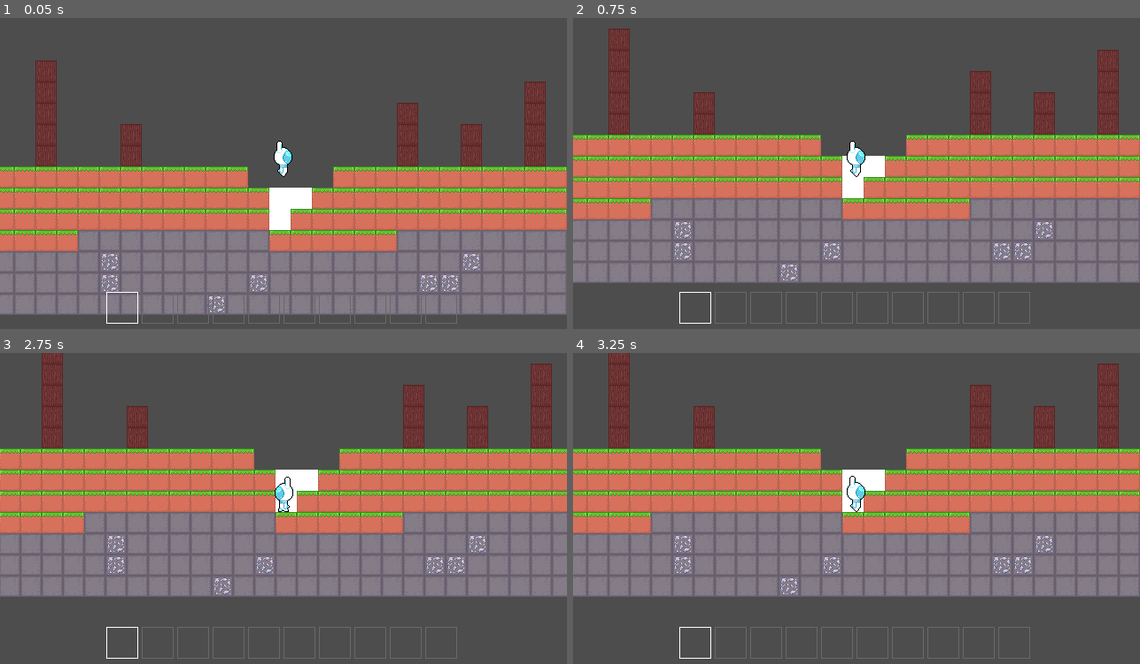
Above: before the commit, frames 1-4 (two rows, left to right).
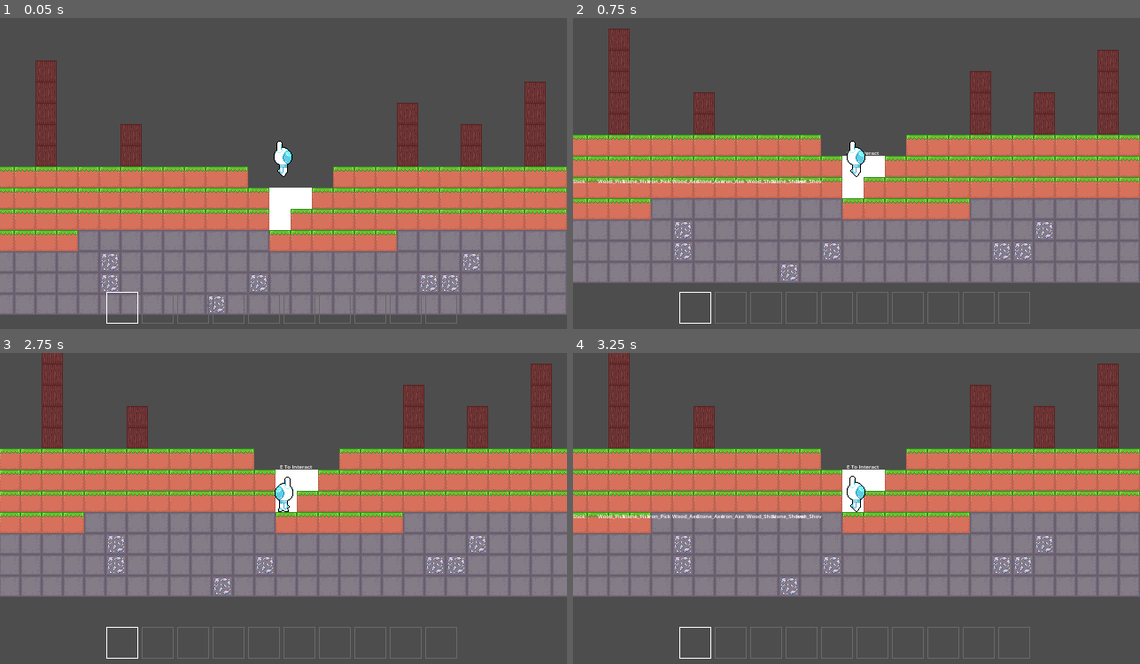
Above: after the commit, the same moments.

Repository: GriffinRio/Game-likeJam10
Game: Godot game, scene res://main.tscn
Two runs of this game, one before a commit and one after it. Both use one fixed random seed, a clock stepped at 60 frames per second and the inputs below.
Inputs (mouse positions are in pixels of both pictures, inside the frame that each line leads up to):
- Up to frame 1 (0.05 s): no input
- Up to frame 2 (0.75 s): move the mouse to (981, 161) at 0.52 s; hold D (Move_Right) from 0.53 s (still down); hold E (Interact) from 0.53 s (still down)
- Up to frame 3 (2.75 s): tap W (Jump) at 0.77, 1.52 s; tap Enter at 1.25 s; move the mouse to (170, 527) at 1.27 s; release E (Interact) at 1.28 s; click (170, 527) at 1.35 s; tap E (Interact) at 1.55, 2.3 s; move the mouse to (340, 443) at 2.02 s; release D (Move_Right) at 2.03 s; hold A (Move_Left) from 2.03 s (still down); hold 1 (Direct_Item_Switch) from 2.03 s (still down)
- Up to frame 4 (3.25 s): move the mouse to (828, 576) at 2.77 s; release A (Move_Left) at 2.78 s; release 1 (Direct_Item_Switch) at 2.78 s; hold D (Move_Right) from 2.78 s (still down); tap E (Interact) at 2.85 s; tap W (Jump) at 3.02 s

Frame 1 is identical in both runs. In frame 2, 0.3% of the frame differs, in the area x 0-54%, y 42-54%; in frame 3, less than 0.1%; in frame 4, 0.3%, in the area x 0-54%, y 36-54%.

Commit message:
fixed issue of interact tool tip not popping up

Diff:
--- a/gameLikeJam10/Environment/space_ship.gd
+++ b/gameLikeJam10/Environment/space_ship.gd
@@ -18,4 +18,4 @@
 	interact_text.visible = false
 
 func interact() -> void:
-	print("crafting...")
+	EventBus.crafting.emit(true)
--- a/gameLikeJam10/Environment/space_ship.tscn
+++ b/gameLikeJam10/Environment/space_ship.tscn
@@ -15,7 +15,6 @@
 script = ExtResource("1_mdsso")
 
 [node name="Area2D" type="Area2D" parent="." unique_id=1634408108 groups=["Interactable"]]
-collision_mask = 0
 
 [node name="CollisionShape2D" type="CollisionShape2D" parent="Area2D" unique_id=233605388]
 position = Vector2(0, -24)
